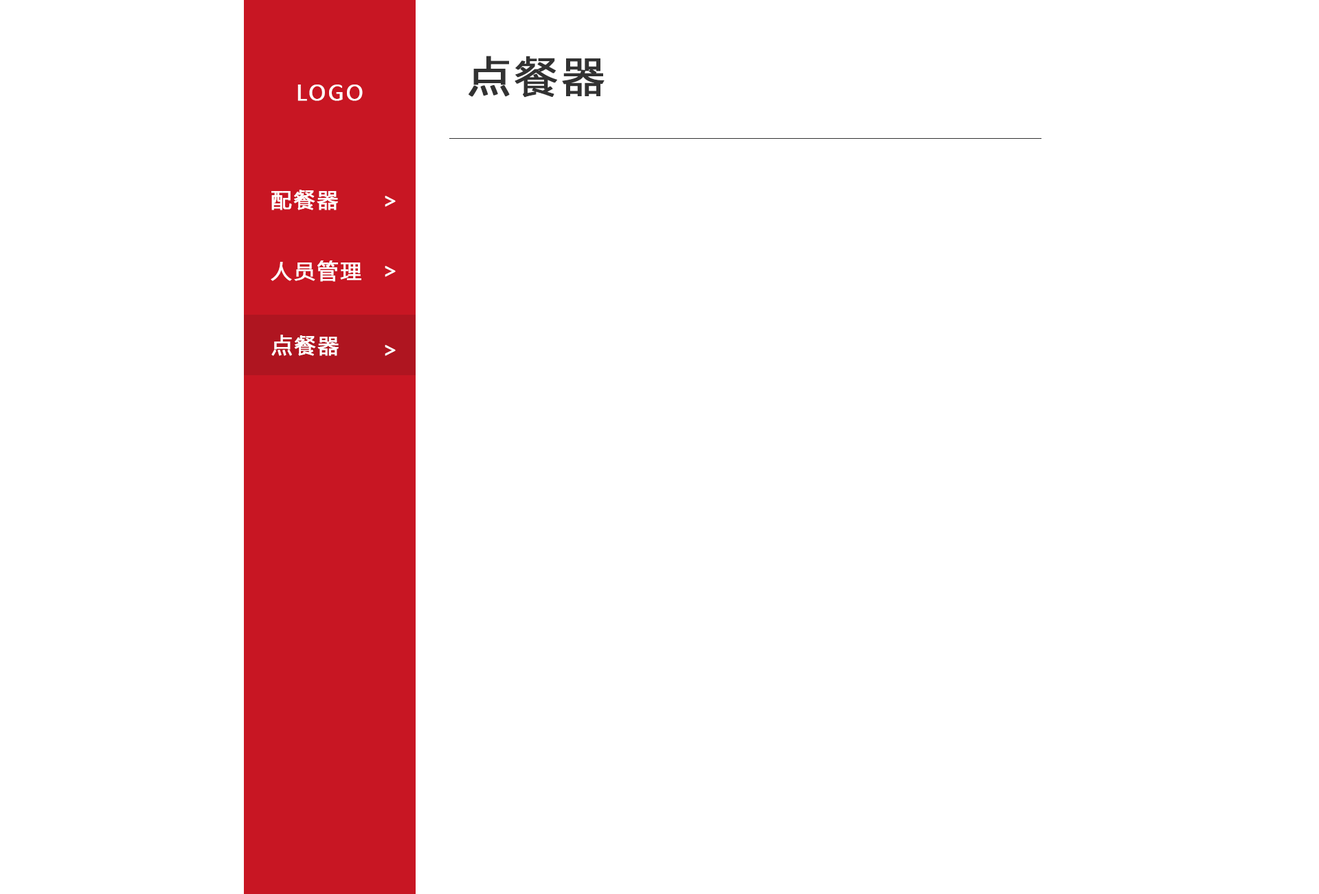
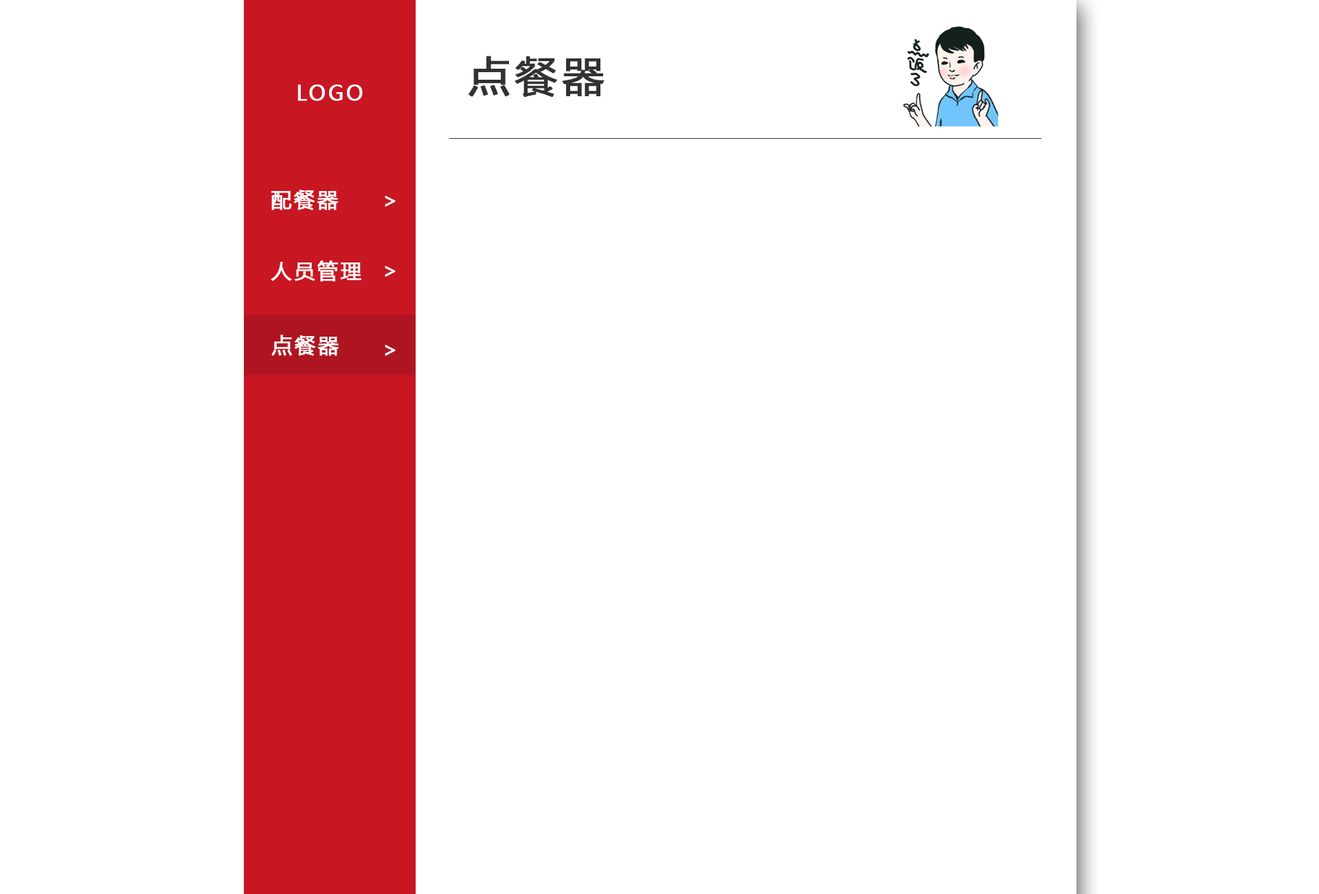
Layered file, before and after one edit (w=1319, h=894). Changes by layer:
added layer "Layer 1" above "sidebar" over [902, 26, 999, 127]
added layer "bg" (3rd of 3, in "点餐器") in group "点餐器" over [902, 26, 999, 127]
